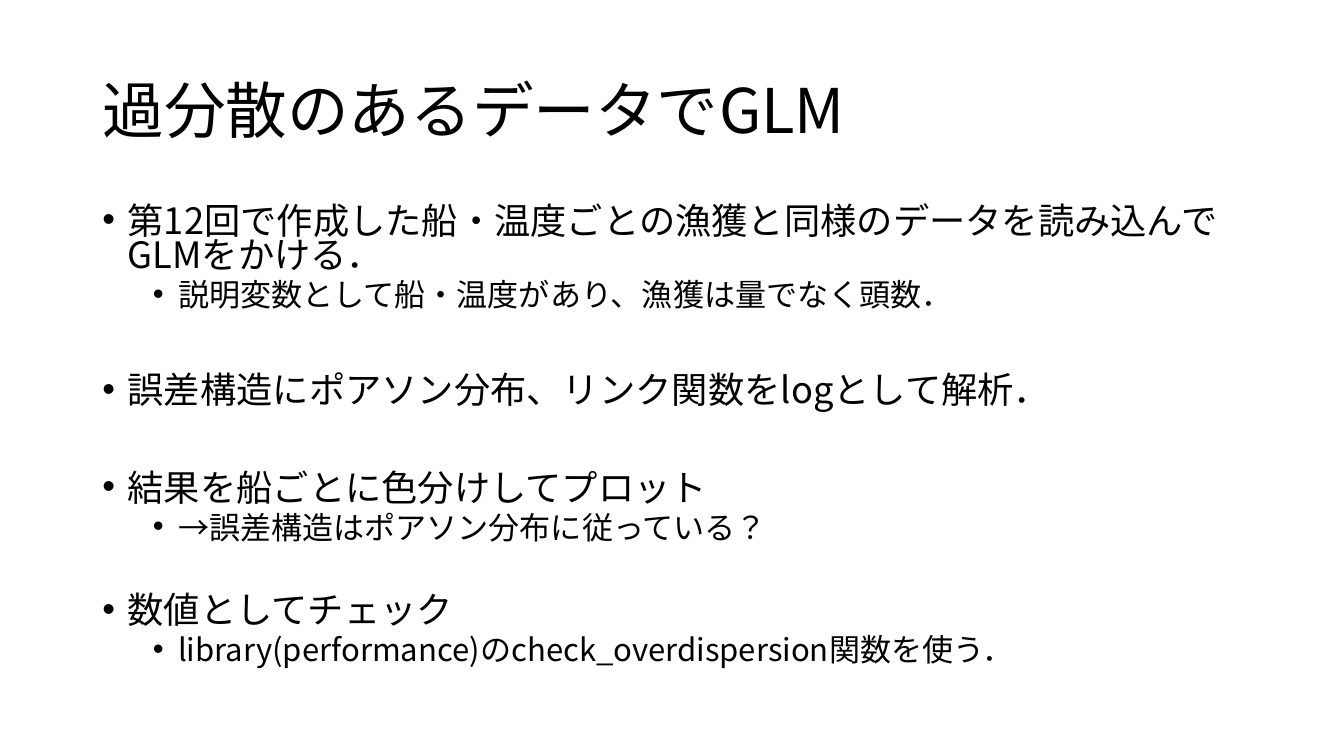
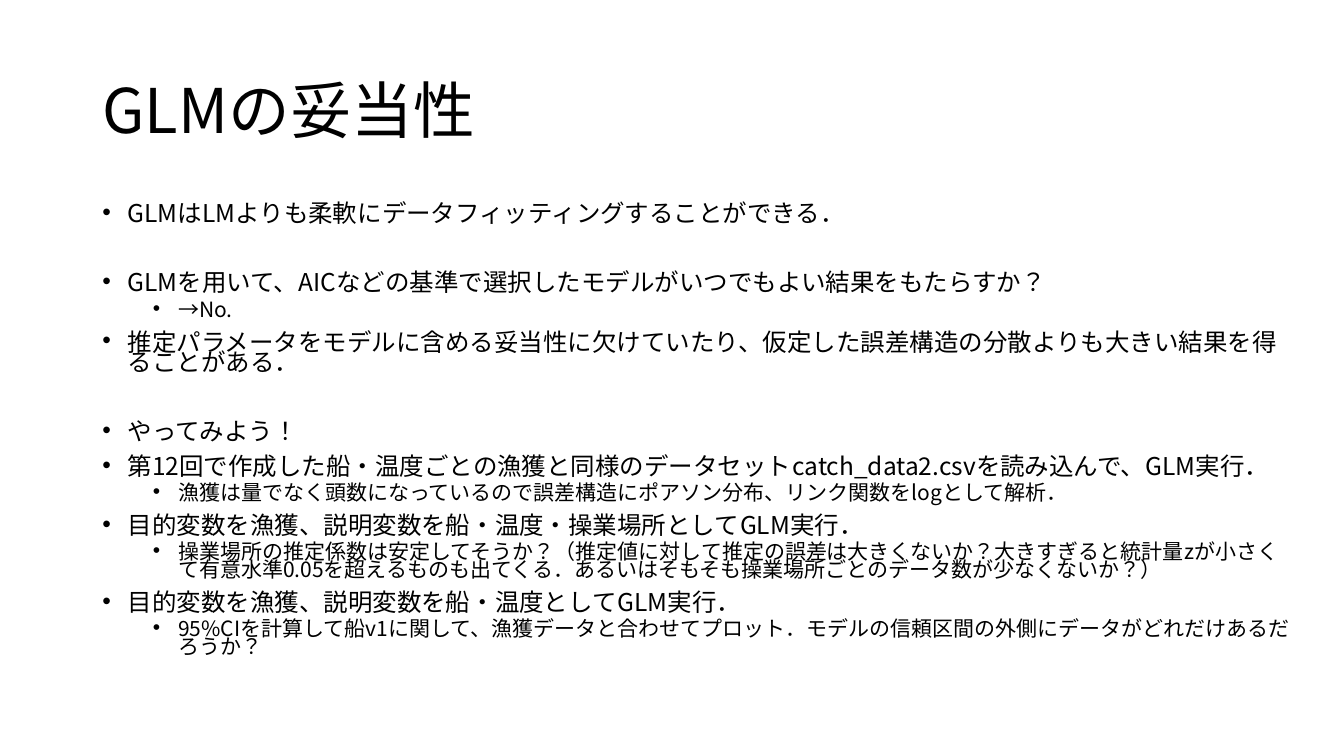
Before and after one commit to KoHMB/Shigen_kensyu_FRA, a slide deck: slide 8 of R/スライド/第26回.pptx (slide 6 before the commit). Drawn at 1344x756 pixels with LibreOffice and Linux fonts; fonts in the diff are those of the drawing. Boxes give left, top, right and bottom in pixels: in the first picture for what was removed or moved away, otherwise in the second. Text is boxed around its words. In the diff, an @@ line names an element or a change of style, - is before the commit and + after.

```diff
--- a/R/スライド/第26回.pptx
+++ b/R/スライド/第26回.pptx
@@ title at <box>102,81,474,138</box>: text changed @@
-過分散のあるデータでGLM
+GLMの妥当性
@@ text at <box>128,201,1289,655</box>: text changed; size 25.9 to 17.5 pt @@
-• 第12回で作成した船・温度ごとの漁獲と同様のデータを読み込んでGLMをかける．
-  • 説明変数として船・温度があり、漁獲は量でなく頭数．
-• 誤差構造にポアソン分布、リンク関数をlogとして解析．
-• 結果を船ごとに色分けしてプロット
-  • →誤差構造はポアソン分布に従っている？
-• 数値としてチェック
-  • library(performance)のcheck_overdispersion関数を使う．
+• GLMはLMよりも柔軟にデータフィッティングすることができる．
+• GLMを用いて、AICなどの基準で選択したモデルがいつでもよい結果をもたらすか？
+  • →No.
+• 推定パラメータをモデルに含める妥当性に欠けていたり、仮定した誤差構造の分散よりも大きい結果を得ることがある．
+• やってみよう！
+• 第12回で作成した船・温度ごとの漁獲と同様のデータセットcatch_data2.csvを読み込んで、GLM実行．
+  • 漁獲は量でなく頭数になっているので誤差構造にポアソン分布、リンク関数をlogとして解析．
+• 目的変数を漁獲、説明変数を船・温度・操業場所としてGLM実行．
+  • 操業場所の推定係数は安定してそうか？（推定値に対して推定の誤差は大きくないか？大きすぎると統計量zが小さくて有意水準0.05を超えるものも出てくる．あるいはそもそも操業場所ごとのデータ数が少なくないか？）
+• 目的変数を漁獲、説明変数を船・温度としてGLM実行．
+  • 95%CIを計算して船v1に関して、漁獲データと合わせてプロット．モデルの信頼区間の外側にデータがどれだけあるだろうか？
```
Also in this commit, not shown: 2 other slides changed, 5 slides added, 4 slides removed, 12 other files.
